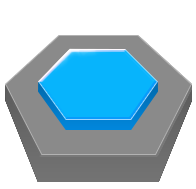
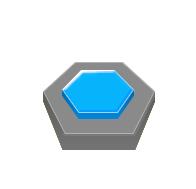
Comparing the layer stacks of the two 196x189 images. Changes:
moved "medium-locked" (1st of 2, in "Group 4") into group "Group 4" over left=5, top=35, right=192, bottom=182
painted on "Polygon 2 copy" (1st of 13, in "Group 4" › "medium-locked" › "Group 2") over left=5, top=35, right=192, bottom=155
painted on "Polygon 2" (1st of 13, in "Group 4" › "medium-locked" › "Group 2") over left=5, top=45, right=192, bottom=182
moved "easy-locked" (1st of 2, in "Group 4") into group "Group 4" over left=5, top=35, right=192, bottom=182
painted on "Polygon 2 copy" (2nd of 13, in "Group 4" › "easy-locked" › "Group 2") over left=5, top=35, right=192, bottom=155
painted on "Polygon 2" (2nd of 13, in "Group 4" › "easy-locked" › "Group 2") over left=5, top=45, right=192, bottom=182
moved "easy-button" (1st of 2, in "Group 4") into group "Group 4" over left=5, top=35, right=192, bottom=182
painted on "Polygon 2 copy" (4th of 13, in "Group 4" › "easy-button" › "Group 2") over left=5, top=35, right=192, bottom=155
painted on "Polygon 2" (4th of 13, in "Group 4" › "easy-button" › "Group 2") over left=5, top=45, right=192, bottom=182
moved "medium-button" (1st of 2, in "Group 4") into group "Group 4" over left=5, top=35, right=192, bottom=182
painted on "Polygon 2 copy" (5th of 13, in "Group 4" › "medium-button" › "Group 2") over left=5, top=35, right=192, bottom=155
painted on "Polygon 2" (5th of 13, in "Group 4" › "medium-button" › "Group 2") over left=5, top=45, right=192, bottom=182
moved "hard-locked" (1st of 2, in "Group 4") into group "Group 4" over left=5, top=35, right=192, bottom=182
painted on "Polygon 2" (6th of 13, in "Group 4" › "hard-locked" › "Group 3") over left=5, top=45, right=192, bottom=182
moved "hard-button" into group "Group 4" over left=5, top=35, right=192, bottom=182
painted on "Polygon 2" (8th of 13, in "Group 4" › "hard-button") over left=5, top=45, right=192, bottom=182
…and 21 more changes (1 added, 20 painted)
